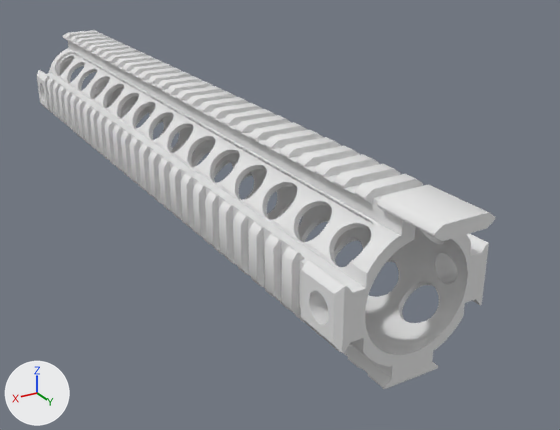
The Blender file Blends/handguard/M4 another another quad.blend: old version first, new version second.
Before and after are seen from a 50 mm lens placed at (0.1357, 0.1475, 0.1069), pointed at (-0.0247, -0.1197, -0.0267). The axes (+X, +Y, +Z) are drawn at lower left. The lights are the same throughout.

In view in the first picture: 'M4_Handguard_11'.
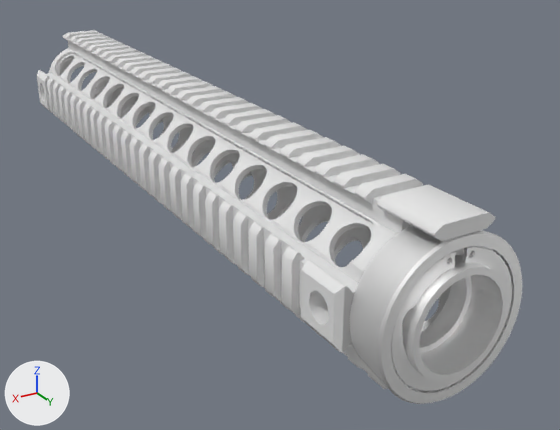
The newer file is also turned or shifted as a whole; pictures and numbers use the older file's frame.

Edits to the bpy script that builds the scene:
```text
Add mat_handguard_ar15_kac_ris_lod0:
    mat_handguard_ar15_kac_ris_lod0 = principled_material('handguard_ar15_kac_ris_LOD0')
    mat_handguard_ar15_kac_ris_lod0.base_color = (1.0, 1.0, 1.0)  # white #ffffff
    mat_handguard_ar15_kac_ris_lod0.metallic = 1.0
    mat_handguard_ar15_kac_ris_lod0.roughness = 0.553
    mat_handguard_ar15_kac_ris_lod0.specular_ior_level = 1.0
Change me_face_sheet_009:
    used by ob_m4_handguard_11; location = (0.0, 0.0, 0.0)
    remove me_face_sheet_009.from_pydata(...)  # 7484 vertices, 15232 faces; spans x -0.028..0.028, y -0.31..0.015, z -0.033..0.027
    add me_face_sheet_009.from_pydata(...)  # 9806 vertices, 17264 faces; spans x -0.028..0.028, y -0.31..0.017, z -0.033..0.027
    me_face_sheet_009 part 1: 2322 vertices added at x -0.026..0.026, y -0.004..0.017, z -0.029..0.022
    add me_face_sheet_009.materials.append(mat_handguard_ar15_kac_ris_lod0)  # white #ffffff
```

Pixel boxes [x1, y1, x2, y2] of what changed, in the pictures (560 x 430 px):
'M4_Handguard_11', reshaped: before [37, 30, 495, 389]; after [37, 30, 522, 404]
part 1 of me_face_sheet_009, added: after [350, 225, 522, 404]
